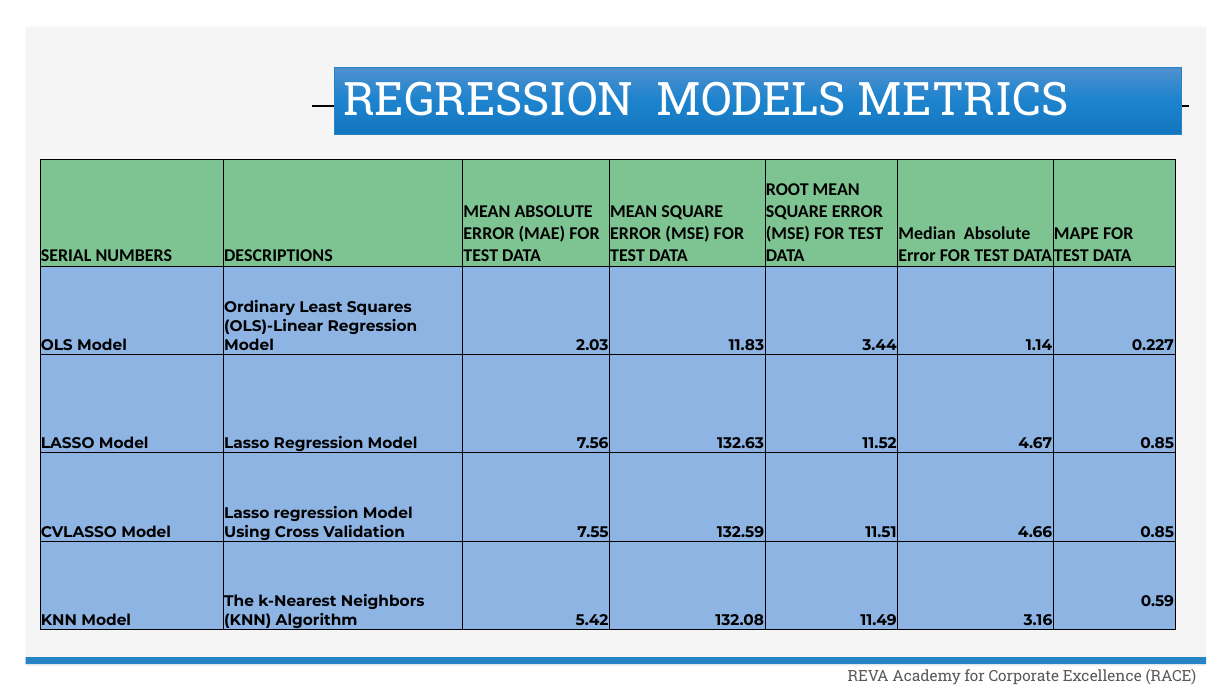
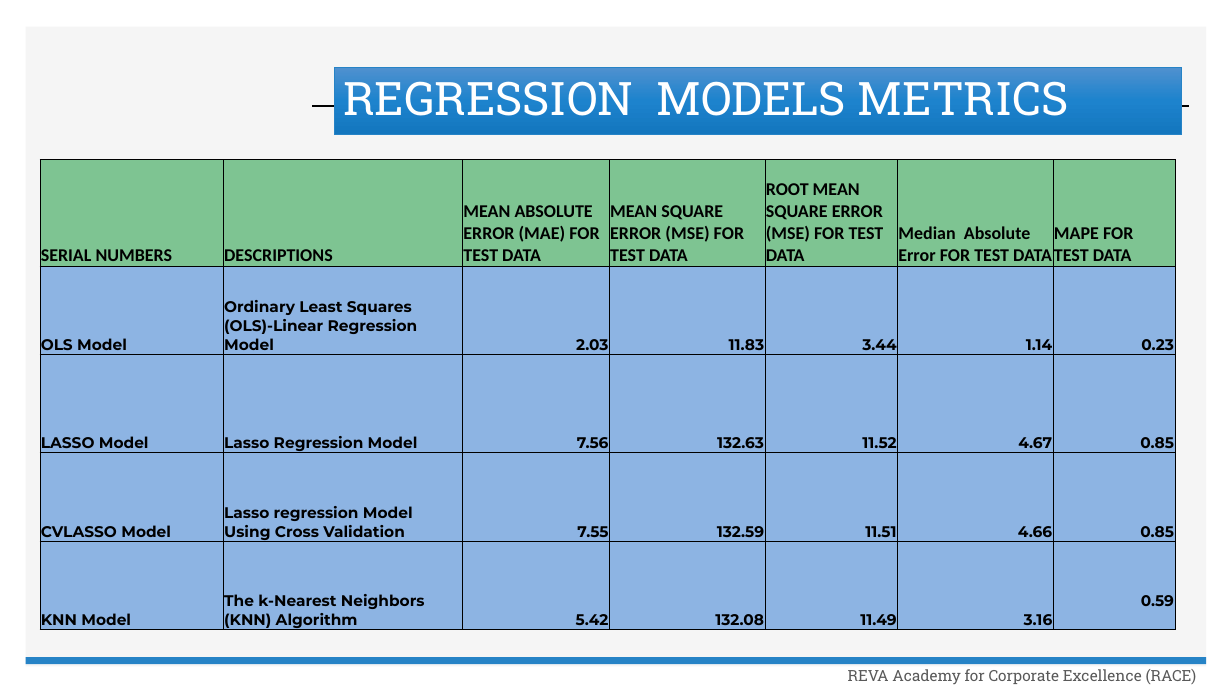
Before and after one commit to Embedded-org/ACCOMPLISHMENTS, a slide deck: slide 9 of RACE_CAPSTONE_PROJECT1/TradingAnalytics_Capstone1_Metrics .pptx. Drawn at 1232x693 pixels with LibreOffice and Linux fonts; fonts in the diff are those of the drawing; background and template pictures are left out. Boxes give left, top, right and bottom in pixels: in the first picture for what was removed or moved away, otherwise in the second. Text is boxed around its words. In the diff, an @@ line names an element or a change of style, - is before the commit and + after.

```diff
--- a/RACE_CAPSTONE_PROJECT1/TradingAnalytics_Capstone1_Metrics .pptx
+++ b/RACE_CAPSTONE_PROJECT1/TradingAnalytics_Capstone1_Metrics .pptx
@@ table at box(40, 160, 1174, 634) @@
-row 2, column 7: 0.227
+row 2, column 7: 0.23
```
Also in this commit, not shown: 3 other slides changed, 2 other files.
